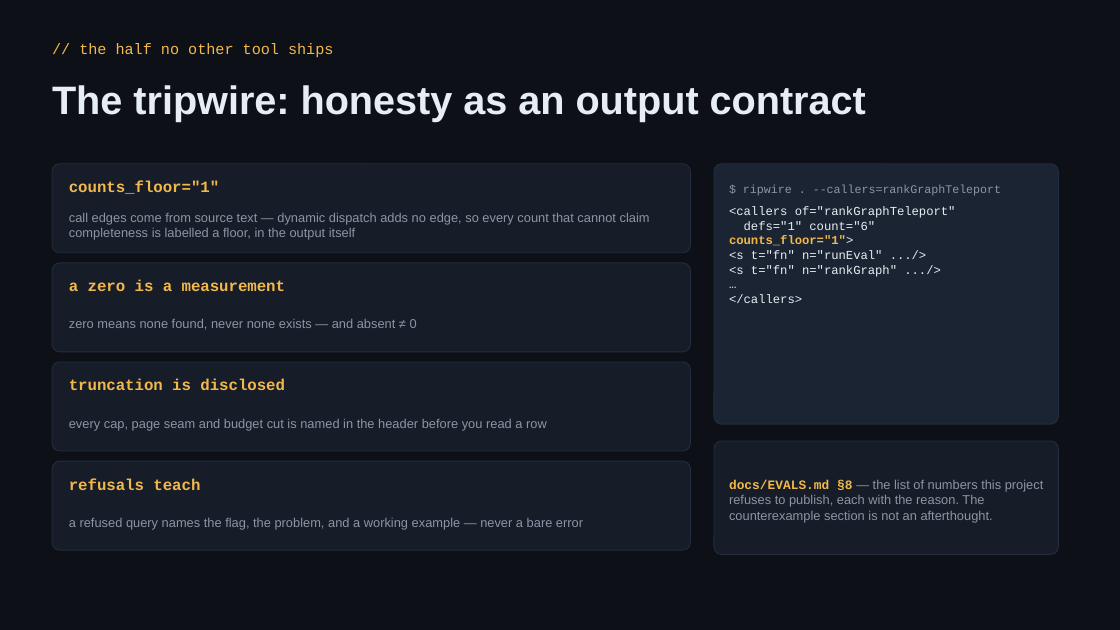
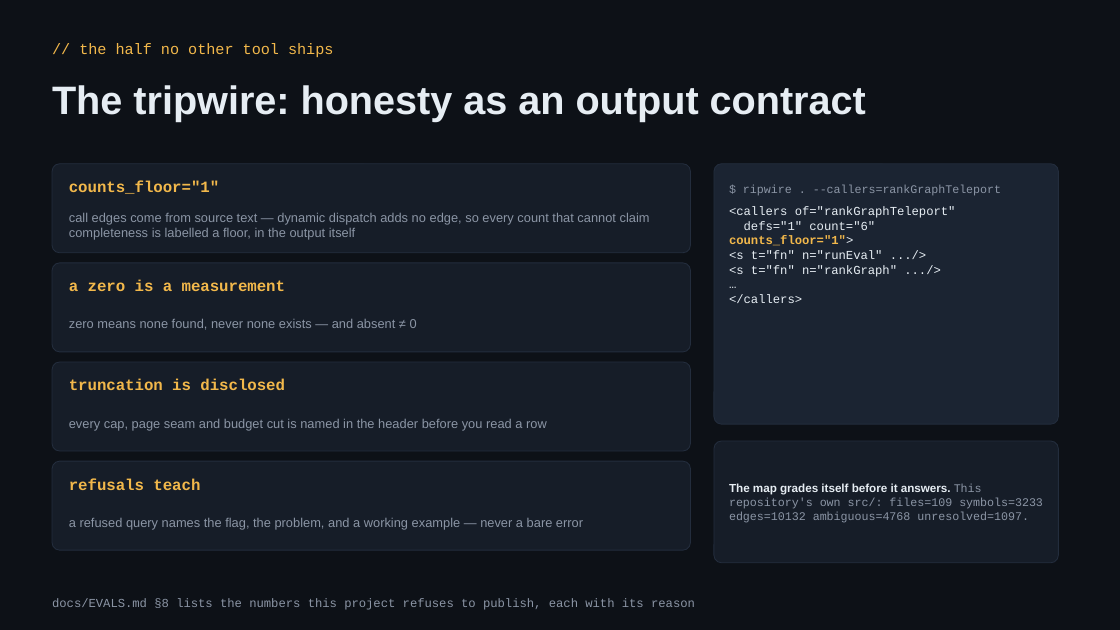
Before and after one commit to redhat-et/ripwire, a slide deck: slide 14 of present/ripwire-showcase.pptx (slide 13 before the commit). Drawn at 1120x630 pixels with LibreOffice and Linux fonts; fonts in the diff are those of the drawing. Boxes give left, top, right and bottom in pixels: in the first picture for what was removed or moved away, otherwise in the second. Text is boxed around its words. In the diff, an @@ line names an element or a change of style, - is before the commit and + after.

```diff
--- a/present/ripwire-showcase.pptx
+++ b/present/ripwire-showcase.pptx
@@ rounded rectangle resized from (x1=714, y1=441, x2=1059, y2=555) to (x1=714, y1=441, x2=1059, y2=563) @@
@@ rounded rectangle at (x1=714, y1=441, x2=1059, y2=563): proportions changed @@
@@ text at (x1=729, y1=483, x2=1043, y2=523): text changed; size 11 to 10 pt; font Arial to Courier New @@
-docs/EVALS.md §8 — the list of numbers this project refuses to publish, each with the reason. The counterexample section is not an afterthought.
+The map grades itself before it answers. This repository's own src/: files=109 symbols=3233 edges=10132 ambiguous=4768 unresolved=1097.
@@ text added at (x1=52, y1=598, x2=695, y2=610), 10.5 pt, text #8B95A5 @@
+docs/EVALS.md §8 lists the numbers this project refuses to publish, each with its reason
```
Also in this commit, not shown: 15 other slides changed, 7 slides added, 2 slides removed, 1 other file.
